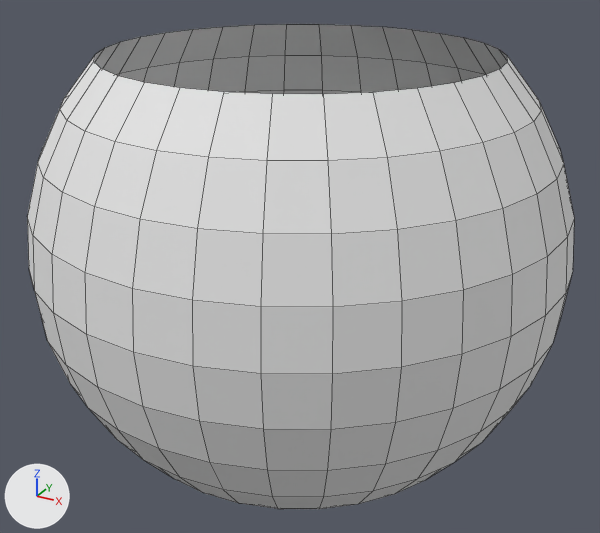
The FBX model VR41Group7Project/Assets/Models/FBX/WaterBalloon.fbx: old version first, new version second.
Rendered twice from a 50 mm camera at (1.43, -2.6, 1.19) aimed at (-0.01, 0.01, -0.12). Arrows for +X, +Y and +Z are at lower left; the lights stay in place. Mesh edges are drawn as thin lines.
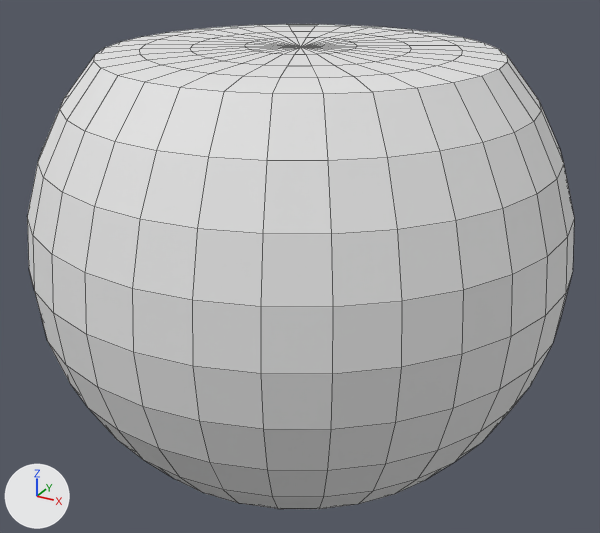
Boxes [x1, y1, x2, y2] around the edits, measured in the pictures (600 x 533 px):
part 1 of me_sphere, added: after [94, 24, 507, 94]

The edits, one by one:
me_sphere is used by ob_sphere; location (0.0, 0.0, 0.0).
me_sphere had 385 vertices, 384 faces and spanned x -1.0..1.0, y -1.0..1.0, z -1.0..0.71.
me_sphere now has 482 vertices, 512 faces and spans x -1.0..1.0, y -1.0..1.0, z -1.0..0.73.
Part 1, on me_sphere:
97 vertices are added at x -0.56..0.56, y -0.56..0.56, z 0.72..0.73.
128 new faces join them.
